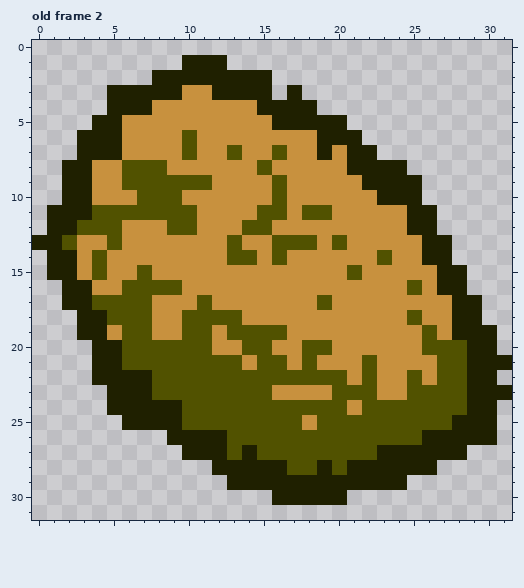
One commit to this pixel-art file: Assets/Asteroids/Swarm/swarm_asteroid_V1.aseprite. That is the earlier state.
32x32 pixels, 2 frames. Shown: old frame 2. The commit also changed other frames, which this record leaves out.
The result:
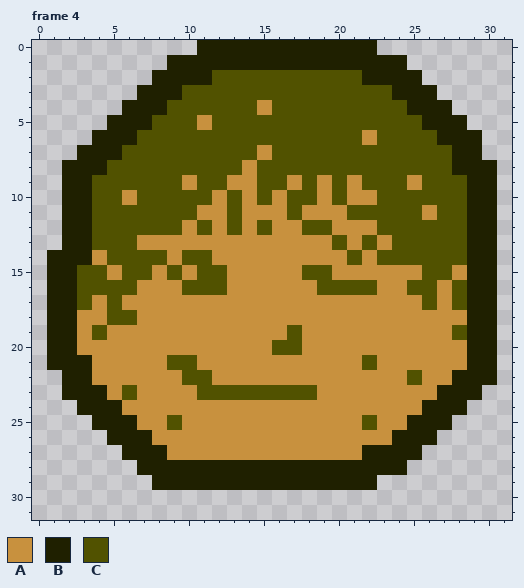
Palette (. is transparent): A #c8913e  B #1f2000  C #515200
A new or re-ordered frame is compared with the old frame closest to it.
Change:
frames 2 -> 7
--- frame 4 is new; against old frame 2, layers "Outline", "Details", "Body"
@@ x 0..31 @@
- 0 ................................
- 1 ..........BBB...................
- 2 ........BBBBBBBB................
- 3 .....BBBBBAABBBB.B..............
- 4 .....BBBAAAAAAABBBB.............
- 5 ....BBAAAAAAAAAABBBBB...........
- 6 ...BBBAAAACAAAAAAAABBB..........
- 7 ...BBBAAAACAACAACAABABB.........
- 8 ..BBAACCCAAAAAACAAAAABBBB.......
- 9 ..BBAACCCCCCAAAACAAAAABBBB......
-10 ..BBAAACCCAAAAAACAAAAAABBB......
-11 .BBBCCCCCCCAAAACCACCAAAAABB.....
-12 .BBCCCAAACCAAACCAAAAAAAAABB.....
-13 BBCAACAAAAAAACAACCCACAAAAABB....
-14 .BBACAAAAAAAACCACAAAAAACAABB....
-15 .BBACAACAAAAAAAAAAAAACAAAAABB...
-16 ..BBAACCCCAAAAAAAAAAAAAAACABB...
-17 ..BBCCCCAAACAAAAAAACAAAAAAAABB..
-18 ...BBCCCAACCCCAAAAAAAAAAACAABB..
-19 ...BBACCAACCACCCCAAAAAAAAACABBB.
-20 ....BBCCCCCCAACCAACCAAAAAACCCBB.
-21 ....BBCCCCCCCCACCACAAACAAAACCBBB
-22 ....BBBBCCCCCCCCCCCCCACAACACCBB.
-23 .....BBBCCCCCCCCAAAACCCAACCCCBBB
-24 .....BBBBBCCCCCCCCCCCACCCCCCCBB.
-25 ......BBBBCCCCCCCCACCCCCCCCCBBB.
-26 .........BBBBCCCCCCCCCCCCCBBBBB.
-27 ..........BBBCBCCCCCCCCBBBBBB...
-28 ............BBBBBCCBCBBBBBB.....
-29 .............BBBBBBBBBBBB.......
-30 ................BBBBB...........
+ 0 ...........BBBBBBBBBBBB.........
+ 1 .........BBBBBBBBBBBBBBBB.......
+ 2 ........BBBBCCCCCCCCCCBBBB......
+ 3 .......BBBCCCCCCCCCCCCCCBBB.....
+ 4 ......BBBCCCCCCACCCCCCCCCBBB....
+ 5 .....BBBCCCACCCCCCCCCCCCCCBBB...
+ 6 ....BBBCCCCCCCCCCCCCCCACCCCBBB..
+ 7 ...BBBCCCCCCCCCACCCCCCCCCCCCBB..
+ 8 ..BBBCCCCCCCCCACCCCCCCCCCCCCBBB.
+ 9 ..BBCCCCCCACCAACCACACACCCACCCBB.
+10 ..BBCCACCCCCACACACCACAACCCCCCBB.
+11 ..BBCCCCCCCAACAAACAAACCCCCACCBB.
+12 ..BBCCCCCCACACACAACCAAACCCCCCBB.
+13 ..BBCCCAAAAAAAAAAAAACACACCCCCBB.
+14 .BBBACCCCACCAAAAAAAAACACCCCCCBB.
+15 .BBCCACCACACCAAAAACCAAAAAACCABB.
+16 .BBCCCCAAACCCAAAAAACCCCAACCACBB.
+17 .BBCACAAAAAAAAAAAAAAAAAAAACACBB.
+18 .BBAACCAAAAAAAAAAAAAAAAAAAAAABB.
+19 .BBACAAAAAAAAAAAACAAAAAAAAAACBB.
+20 .BBAAAAAAAAAAAAACCAAAAAAAAAAABB.
+21 .BBBAAAAACCAAAAAAAAAAACAAAAAABB.
+22 ..BBAAAAAACCAAAAAAAAAAAAACAABBB.
+23 ..BBBACAAAACCCCCCCCAAAAAAAABBB..
+24 ...BBBAAAAAAAAAAAAAAAAAAAABBB...
+25 ....BBBAACAAAAAAAAAAAACAABBB....
+26 .....BBBAAAAAAAAAAAAAAAABBB.....
+27 ......BBBAAAAAAAAAAAAABBBB......
+28 .......BBBBBBBBBBBBBBBBBB.......
+29 ........BBBBBBBBBBBBBBB.........
+30 ................................
 31 ................................
